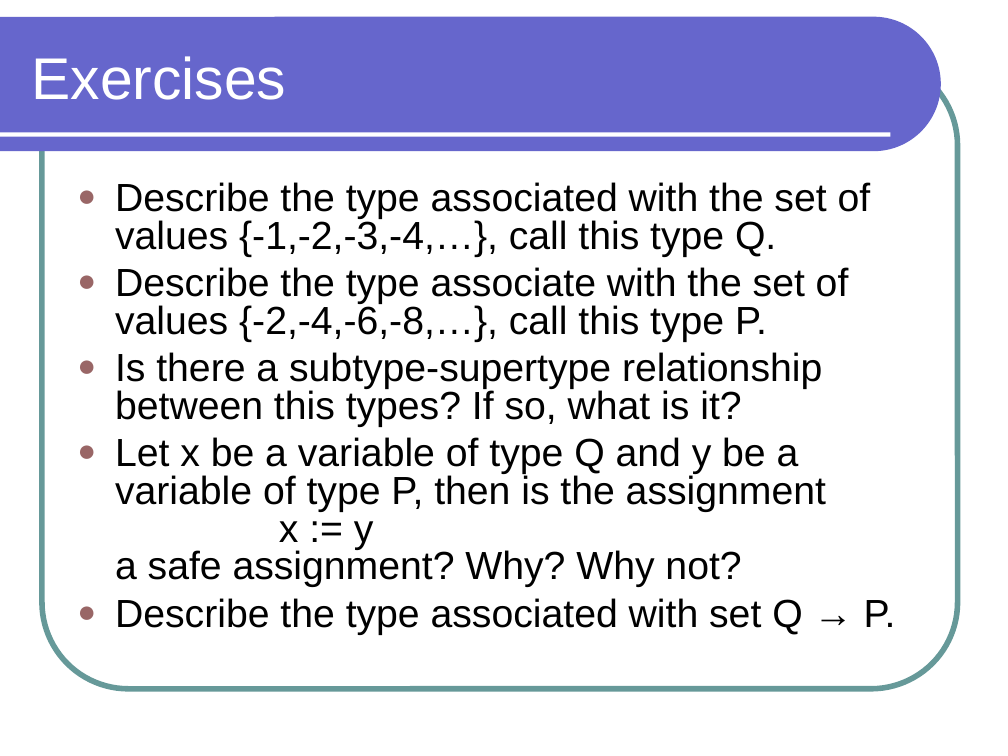
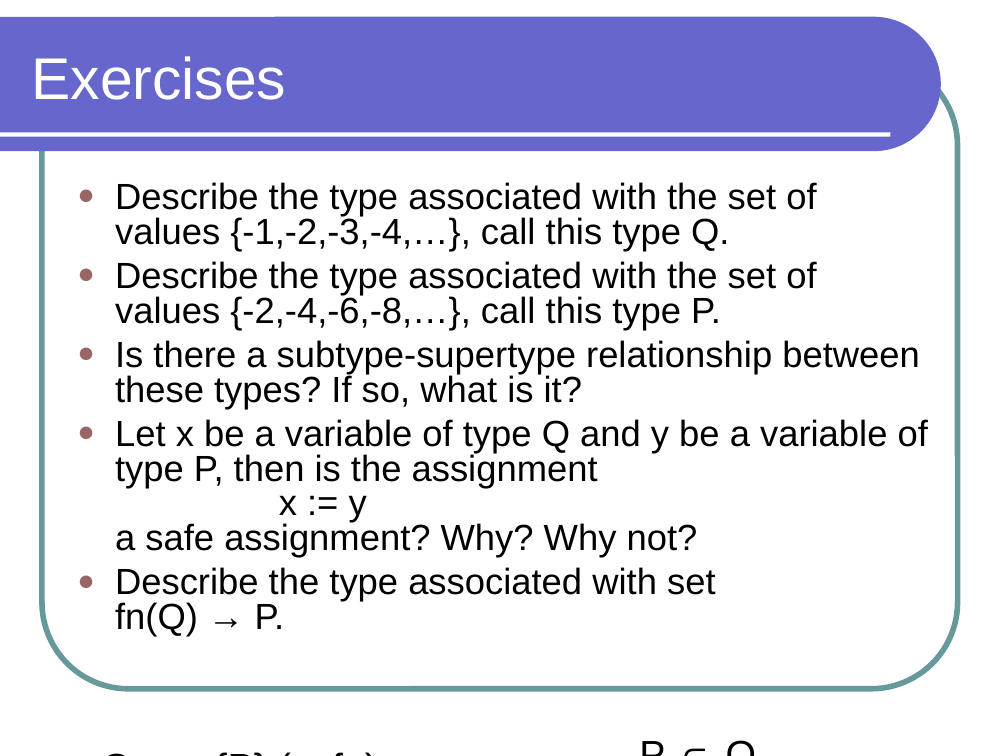
Before and after one commit to lutzhamel/CSC301, a slide deck: slide 23 of notes/csc301-ln003.ppt. Drawn at 1008x756 pixels with LibreOffice and Linux fonts; fonts in the diff are those of the drawing. Boxes give left, top, right and bottom in pixels: in the first picture for what was removed or moved away, otherwise in the second. Text is boxed around its words. In the diff, an @@ line names an element or a change of style, - is before the commit and + after.

```diff
--- a/notes/csc301-ln003.ppt
+++ b/notes/csc301-ln003.ppt
@@ text at [115, 182, 928, 558]: size 28 to 26 pt in "Describe the type associated with the set ...", "Let x be a variable of type ..." @@
@@ text at [115, 261, 920, 409]: text changed; size 28 to 26 pt @@
-● Describe the type associate with the set of values {-2,-4,-6,-8,…}, call this type P.
-● Is there a subtype-supertype relationship between this types? If so, what is it?
+● Describe the type associated with the set of values {-2,-4,-6,-8,…}, call this type P.
+● Is there a subtype-supertype relationship between these types? If so, what is it?
@@ text at [115, 567, 716, 637]: text changed; size 28 to 26 pt @@
-● Describe the type associated with set Q → P.
+● Describe the type associated with set
+  fn(Q) → P.
@@ text added at [39, 737, 391, 756], 28 pt, text #000000 @@
+x : Q := y.{P} (safe)
@@ text added at [629, 725, 769, 756], 28 pt, text #000000 @@
+P ⊂ Q
```
Also in this commit, not shown: 2 other slides changed, 1 other file.
